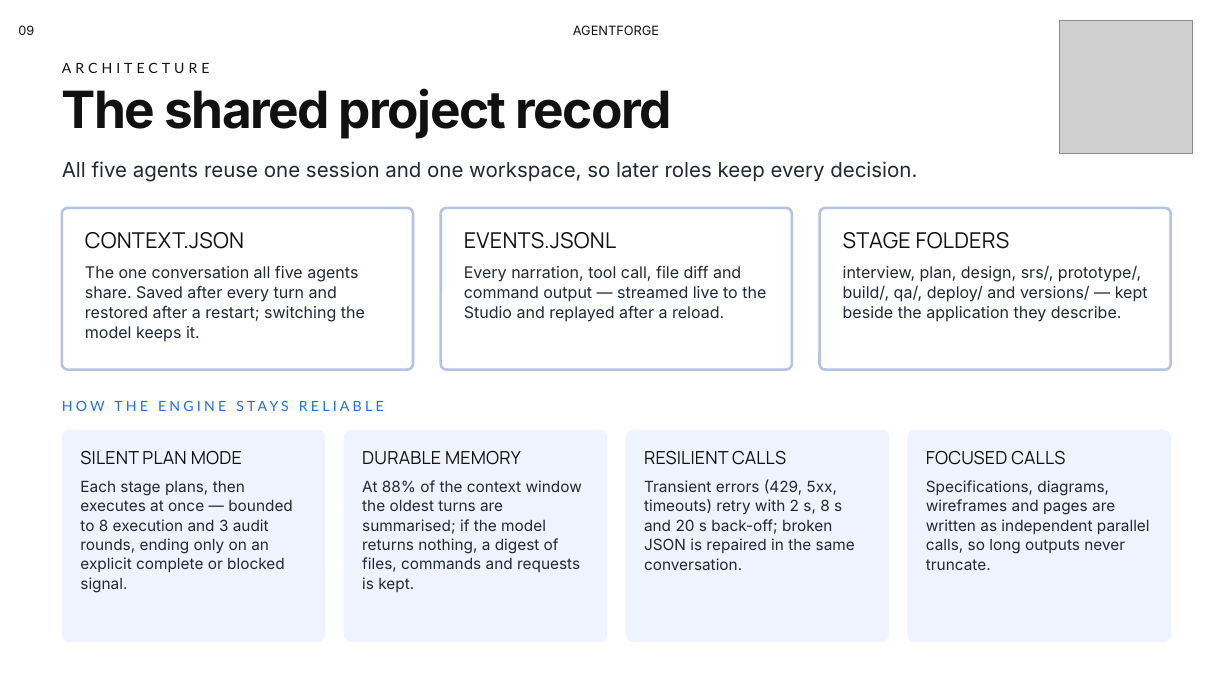
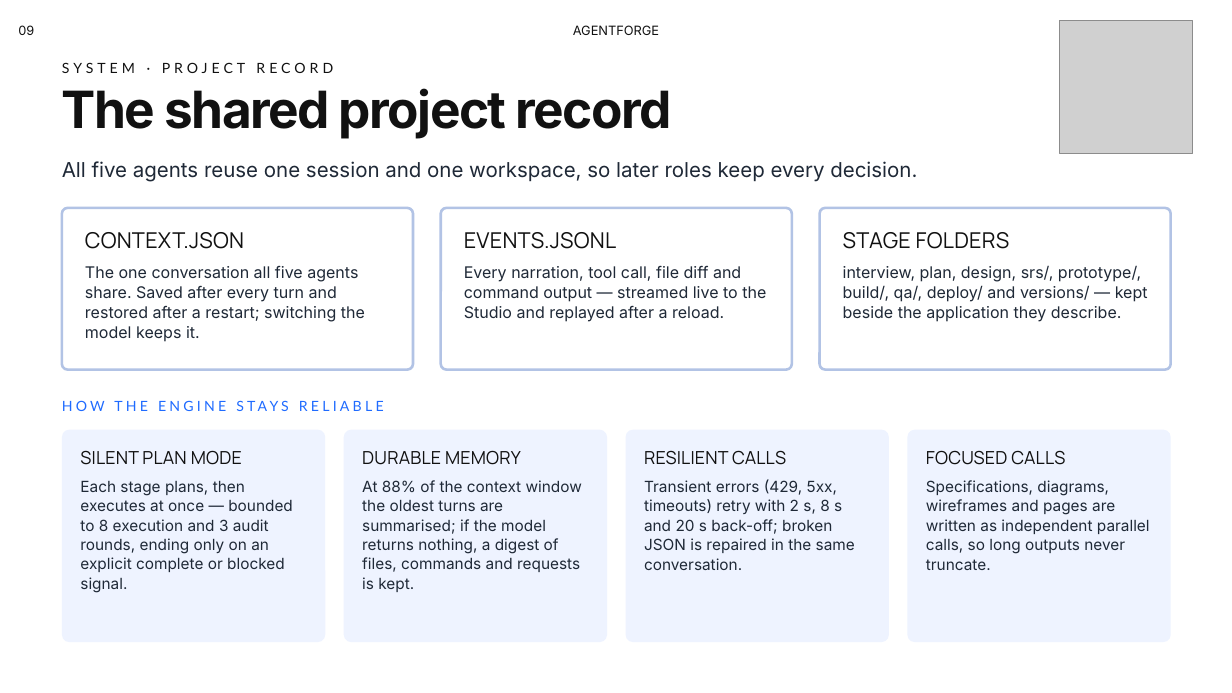
Before and after one commit to Ravindu200232/agentforge-studio, a slide deck: slide 9 of docs/presentation/AgentForge-PP2.pptx. Drawn at 1232x693 pixels with LibreOffice and Linux fonts; fonts in the diff are those of the drawing; grey boxes stand for pictures; background and template pictures are left out. Boxes give left, top, right and bottom in pixels: in the first picture for what was removed or moved away, otherwise in the second. Text is boxed around its words. In the diff, an @@ line names an element or a change of style, - is before the commit and + after.

```diff
--- a/docs/presentation/AgentForge-PP2.pptx
+++ b/docs/presentation/AgentForge-PP2.pptx
@@ text at (62,62,333,73): text changed @@
-ARCHITECTURE
+SYSTEM · PROJECT RECORD
```
Also in this commit, not shown: 17 other slides changed.
